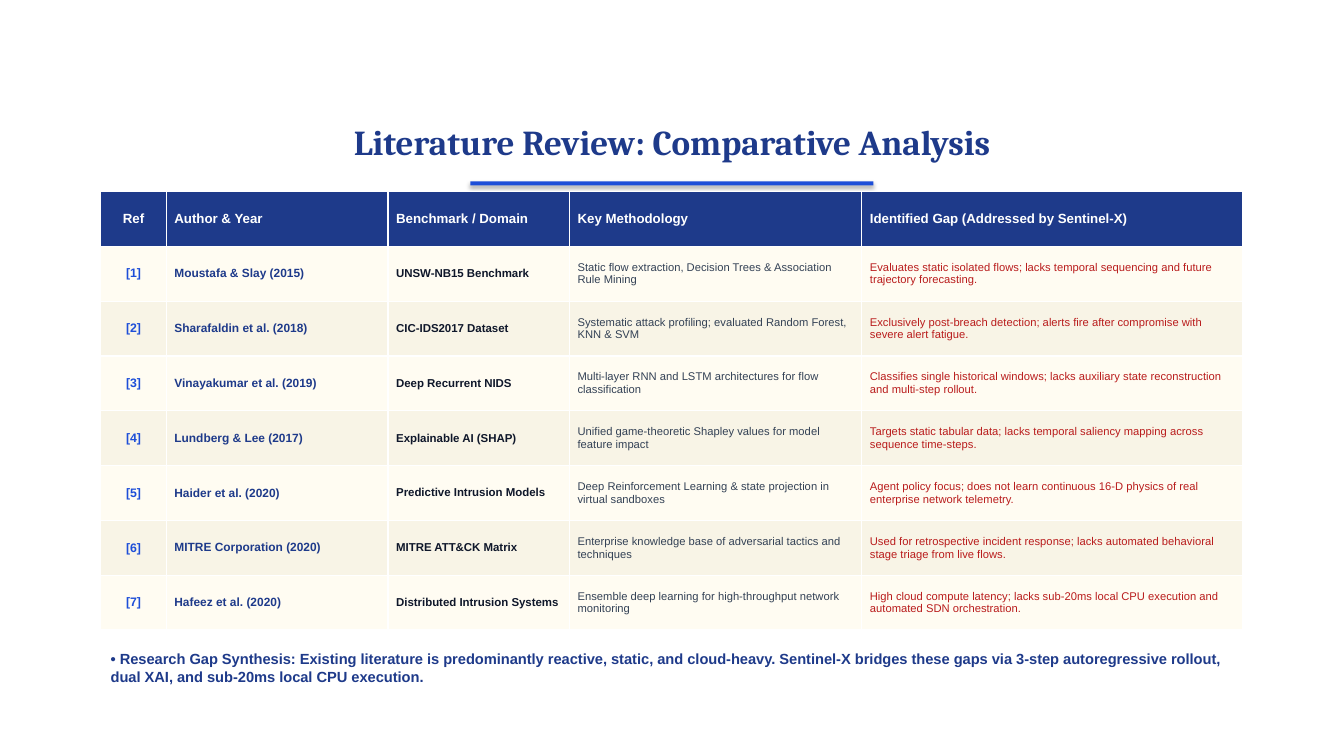
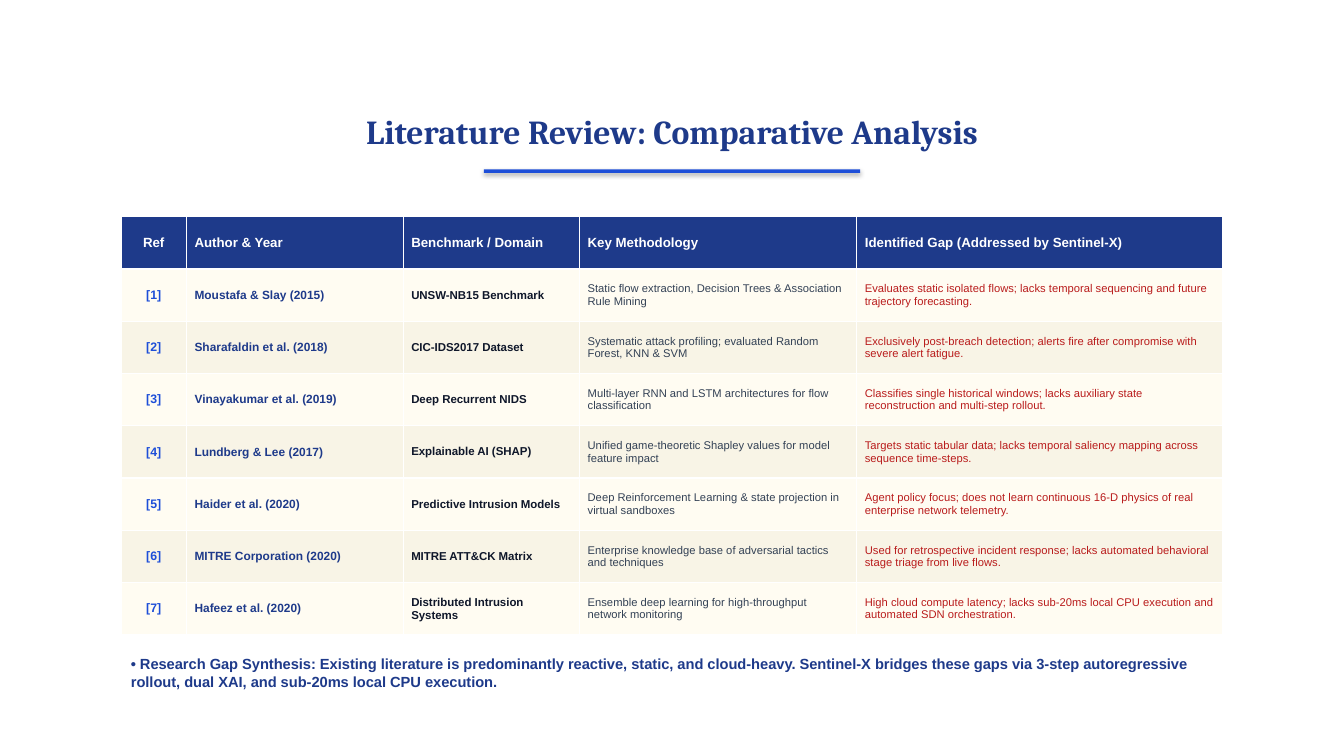
Before and after one commit to surajbuilds53/sentinel-x, a slide deck: slide 4 of Sentinel-X_Presentation.pptx. Drawn at 1344x756 pixels with LibreOffice and Linux fonts; fonts in the diff are those of the drawing; background and template pictures are left out. Boxes give left, top, right and bottom in pixels: in the first picture for what was removed or moved away, otherwise in the second. Text is boxed around its words. In the diff, an @@ line names an element or a change of style, - is before the commit and + after.

Commit message:
fix(presentation): resolve table header overlap with college logos and title underline on References, Literature Review, and Project Content slides

```diff
--- a/Sentinel-X_Presentation.pptx
+++ b/Sentinel-X_Presentation.pptx
@@ text "Literature Review: Comparative Analysis" moved from (x1=354, y1=130, x2=990, y2=163) to (x1=366, y1=120, x2=977, y2=152) @@
@@ text "Literature Review: Comparative Analysis" at (x1=366, y1=120, x2=977, y2=152): size 25 to 24 pt @@
@@ rectangle resized from (x1=471, y1=181, x2=874, y2=186) to (x1=484, y1=169, x2=860, y2=173) @@
@@ table resized from (x1=101, y1=192, x2=1243, y2=630) to (x1=121, y1=217, x2=1223, y2=635) @@
@@ text "• Research Gap Synthesis: Existing ..." rewrapped from (x1=111, y1=653, x2=1220, y2=685) to (x1=131, y1=658, x2=1187, y2=690) @@
```
Also in this commit, not shown: 14 other slides changed, 2 other files.
